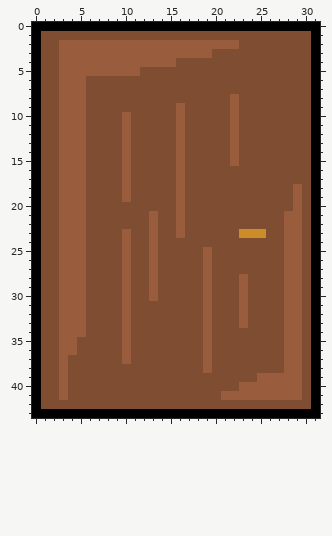
Two states of a pixel-art sprite, sprites/spr_door_1/ee8d738b-657e-46ba-bc3d-cb0ebef03ffc.png. That is the earlier state.
The file is 32x44 pixels.
The result:
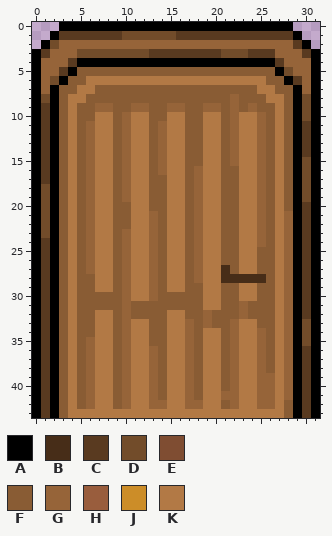
Palette (. is transparent): A #000000  B #472d18  C #593a20  D #724c2a  E #7f4d32  F #895c34  G #966439  H #995d3d  J #cc8d28  K #b27945
Changes in this commit:
Changed rows in their new state; - is an unchanged pixel.
first column x 0:
 0 ...--------------------------...
 1 ..ACCCCCCCDDDDDDCCCCCCCCCCCCCA..
 2 .ADGGGGGGGGGGGGGGGGGGGGGGGGGGCA.
 3 -CGGGDDDDDDDDCCCCCCCCDDDCCCGGGC-
 4 -GGGCAAAAAAAAAAAAAAAAAAAAAACGGG-
 5 -GGCAFFFFFFFFFFFFFFFFFFFFFFADGG-
 6 -GDAFFKKKKKKKKKKKKKKKKKKKKFFACG-
 7 -GAFFKKFFFFFFFFFFFFFFFFFFKKFFAG-
 8 -DAFKKFFFFFFFFFFFFFFFFGFFFKKFAD-
 9 -CAFKFFGGFFGGFFGGFFGGFGFGFFKFAD-
10 -CAFKFFKKFGKKFFKKFFKKFGKKGFKFAD-
11 -CAFKFGKKFGKKFGKKFFKKFGKKGFKFAC-
12 -CAFKFGKKFGKKFGKKFFKKFGKKGFKFAC-
13 -CAFKFGKKFGKKFGKKFFKKFGKKGFKFAC-
14 -CAFKFGKKFGKKFGKKFFKKFGKKGFKFAC-
15 -CAFKFGKKFGKKFGKKFFKKFGKKGFKFAD-
16 -CAFKFGKKFGKKFGKKFGKKFFKKGFKFAD-
17 -CAFKFGKKFGKKFFKKFGKKFFKKGFKFAD-
18 -DAFKFGKKFGKKFFKKFGKKFFKKGFKFAD-
19 -DAFKFGKKFGKKFFKKFGKKFFKKGFKFAD-
20 -DAFKFGKKFFKKFFKKFGKKFFKKGFKFAC-
21 -DAFKFGKKFFKKGFKKFGKKFFKKGFKGAC-
22 -DAFKFGKKFFKKGFKKFGKKFFKKGFKGAC-
23 -DAFKFGKKFGKKGFKKFGKKFFKKGFKGAC-
24 -CAFKFGKKFGKKGFKKFGKKFFKKGFKGAC-
25 -CAFKFGKKFGKKGFKKFGKKFFKKFFKGAC-
26 -CAFKFGKKFGKKGFKKFGKKFFKKFFKGAC-
27 -CAFKFGKKFGKKGFKKFGKKBFKKFFKGAC-
28 -CAFKFFKKFGKKGFKKFGKKBBBBBFKGAC-
29 -CAFKFFKKFGKKGFKKFFKKFFKKFFKGAC-
30 -CAFKFFFFFGKKGFFFFFKKFFKKFFKGAC-
31 -CAFKFFFFFGFFFFFFFFKKFFGFFFKGAC-
32 -CAFKFFKKFGFFFFKKFFGFFFGFFFKGAC-
33 -CAFKFFKKFGKKFFKKGFGFFGKKFFKGAD-
34 -CAFKFFKKFGKKFFKKGFKKFGKKGFKGAD-
35 -CAFKFGKKFGKKFFKKGFKKFGKKGFKGAD-
36 -CAFKFGKKFGKKGFKKGFKKFGKKGFKGAC-
37 -CAFKFGKKFGKKGFKKGFKKFGKKGFKGAC-
38 -CAFKFGKKFGKKGFKKGFKKFGKKGFKGAC-
39 -CAFKFGKKFGKKGFKKGFKKFGKKGGKGAC-
40 -CAFKFGKKFGKKGFKKGFKKFGKKGGKGAC-
41 -CAFKFGKKFGKKGFKKGFKKGGKKGGKGAC-
42 -CAFKFGKKFGKKGGKKGGKKFGKKGGKFAC-
43 -C-FKKKKKKKKKKKKKKKKKKKKKKKKF-C-
Pixel boxes of the changes (left, top, right, bottom) in both pictures:
changed: (32, 22, 320, 418)
